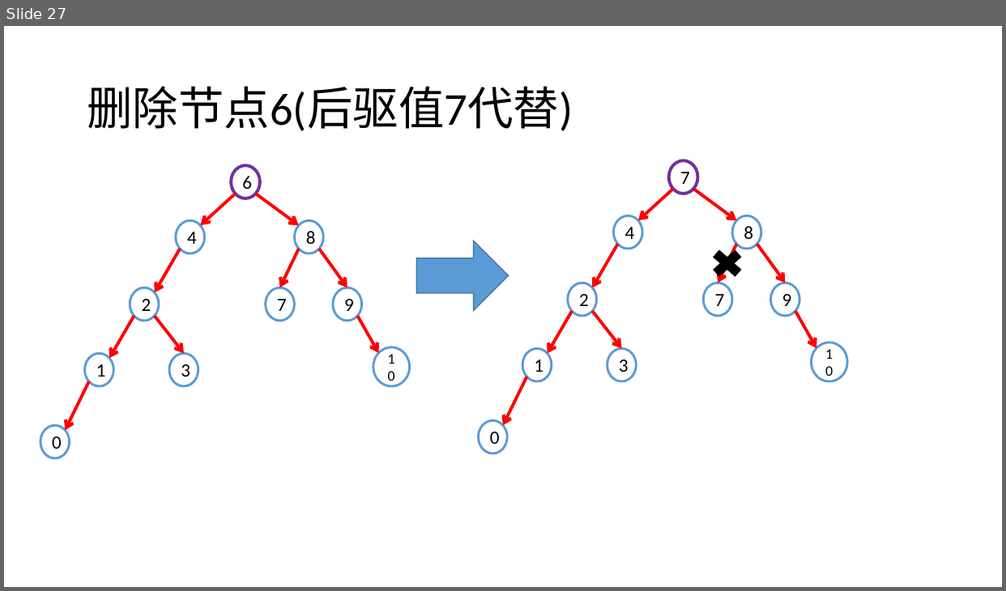
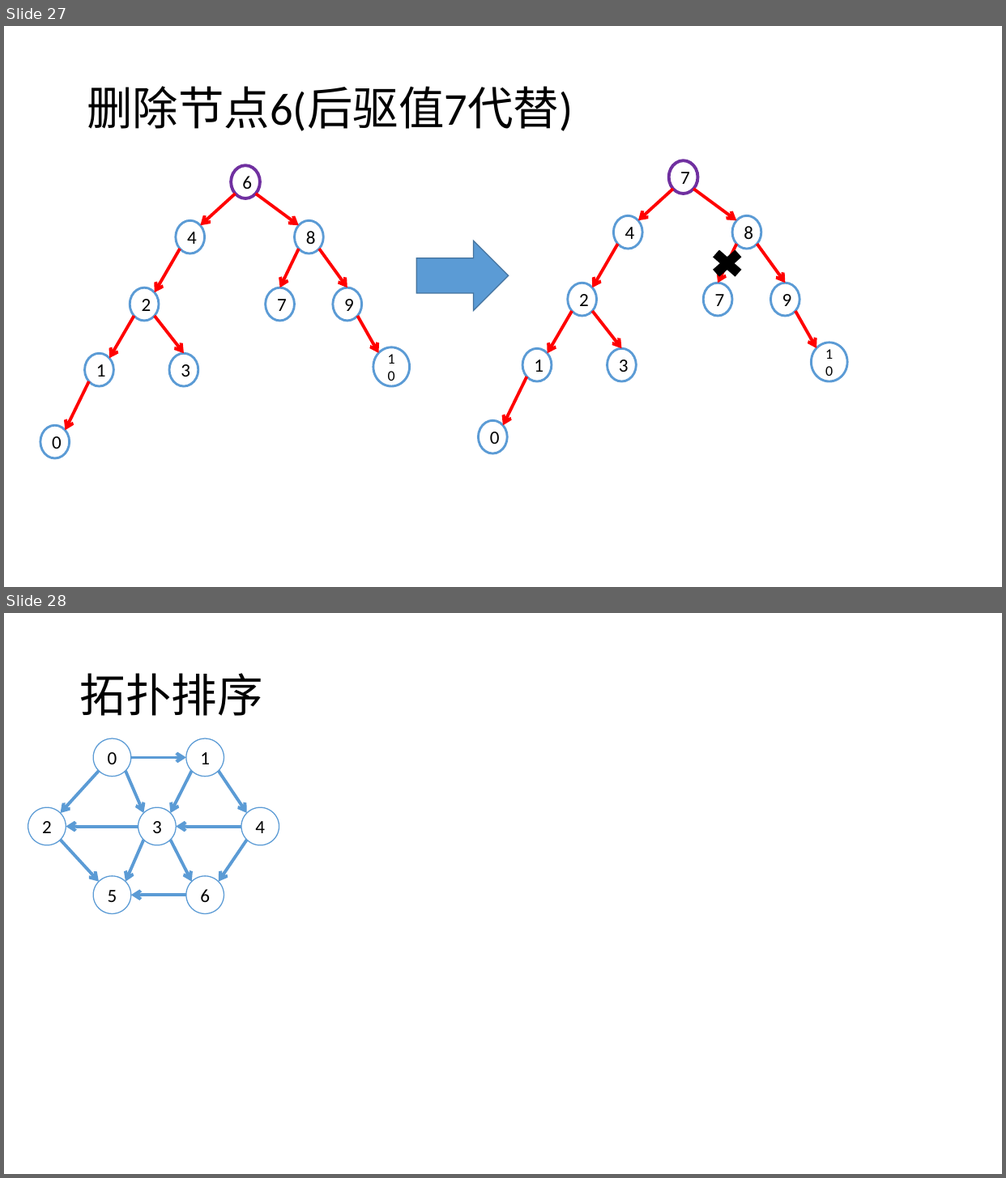
Before and after one commit to Waynefn/cpp_ds_algo, a slide deck: 课件/课件素材.pptx. Shown one above the other, each under a label of ours: slide 27 before the commit, slides 27 and 28 after it. The pictures are 1006x591 and 1006x1178 pixels, drawn with LibreOffice and Linux fonts; fonts in the diff are those of the drawing. Boxes give left, top, right and bottom in pixels: in the first picture for what was removed or moved away, otherwise in the second. Text is boxed around its words. In the diff, an @@ line names an element or a change of style, - is before the commit and + after.

```diff
--- a/课件/课件素材.pptx
+++ b/课件/课件素材.pptx
@@ slide 28 added at <box>4,613,1002,1174</box>, background #FFFFFF @@
@@ title added at <box>80,673,263,716</box>, 44 pt, text #000000 @@
+拓扑排序
@@ group added at <box>28,739,279,914</box>: 12 arrows, 7 ellipses @@
+0
+2
+1
+5
+6
+4
+3
```
Also in this commit, not shown: 1 other slide added, 2 other files.
